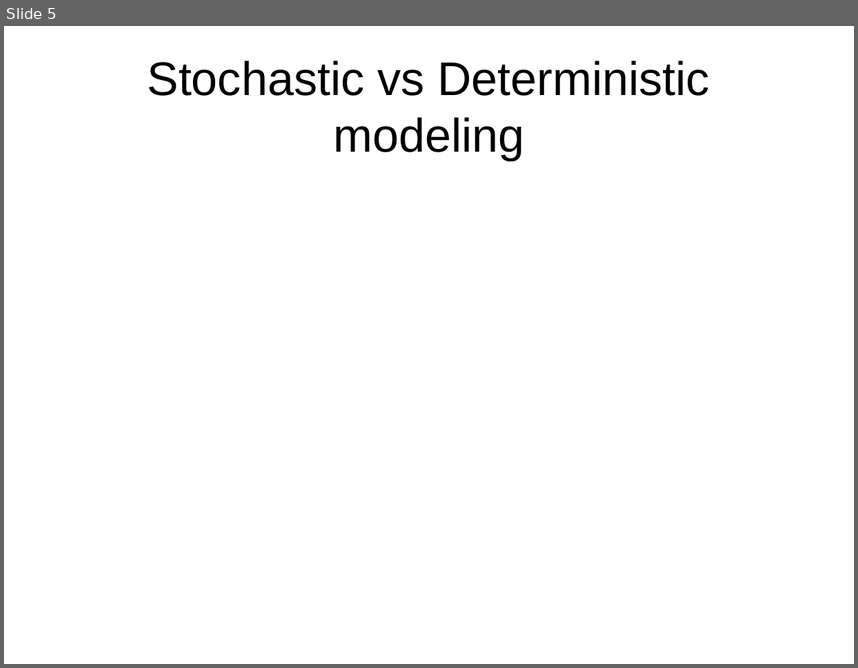
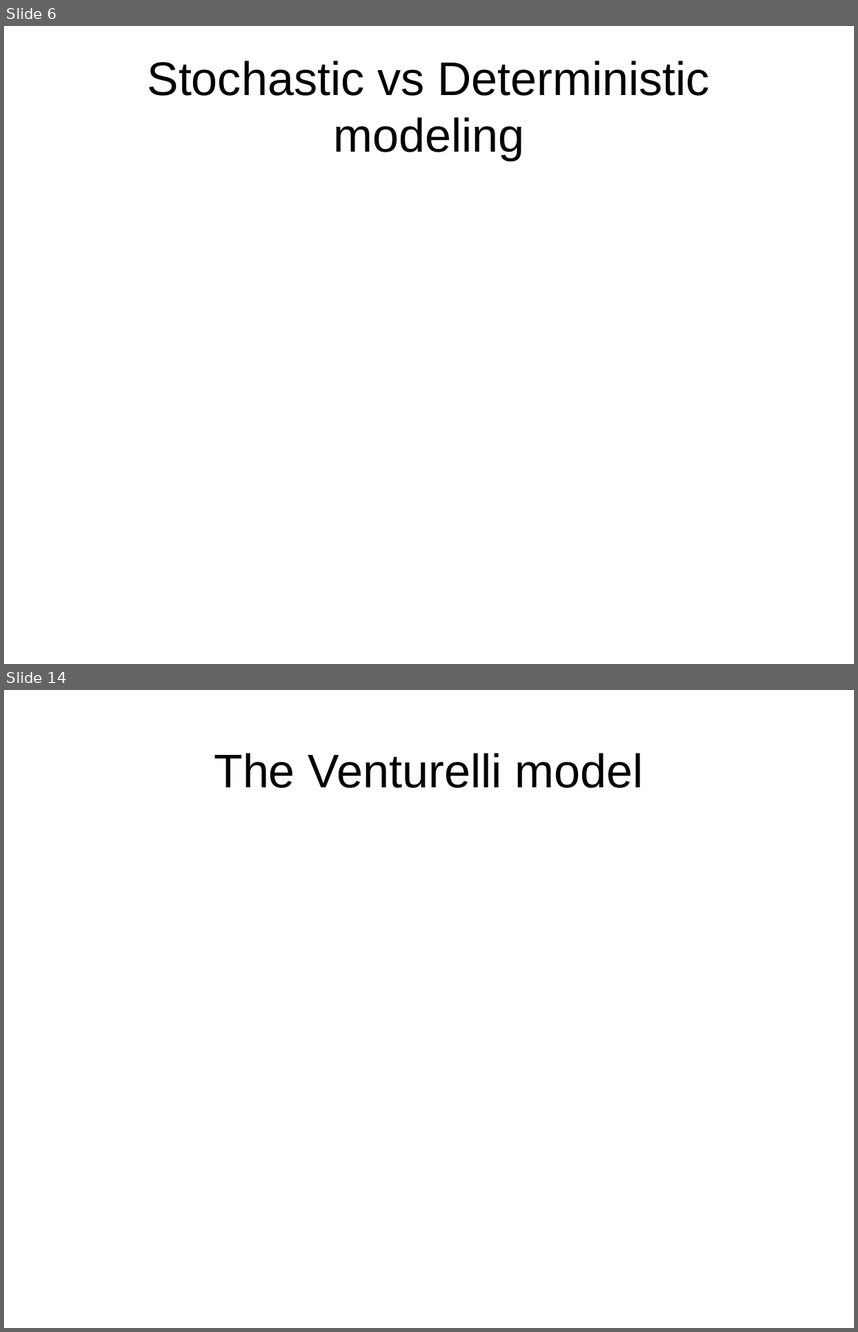
Before and after one commit to askhari139/a, a slide deck: presentation.odp. Shown one above the other, each under a label of ours: slide 5 before the commit, slides 6 and 14 after it; the slides between them are not shown. The pictures are 858x668 and 858x1332 pixels, drawn with LibreOffice and Linux fonts; fonts in the diff are those of the drawing. Boxes give left, top, right and bottom in pixels: in the first picture for what was removed or moved away, otherwise in the second. Text is boxed around its words. In the diff, an @@ line names an element or a change of style, - is before the commit and + after.

```diff
--- a/presentation.odp
+++ b/presentation.odp
@@ slide 14 added at [4,690,854,1328], background #FFFFFF @@
@@ title added at [214,753,644,788], 44 pt, text #000000 @@
+The Venturelli model
@@ what was slide 5 is now slide 6 @@
```
Also in this commit, not shown: 9 other slides added.
